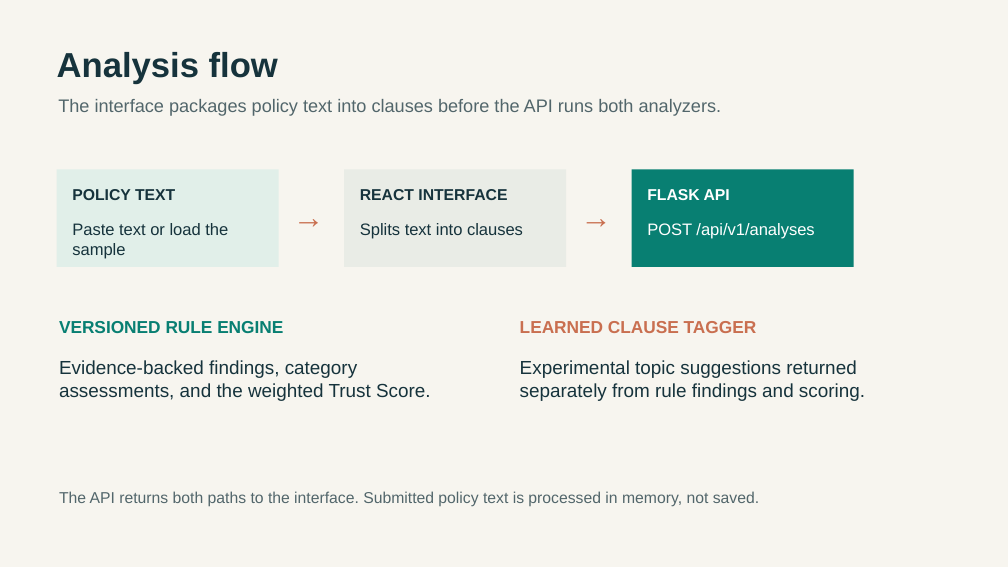
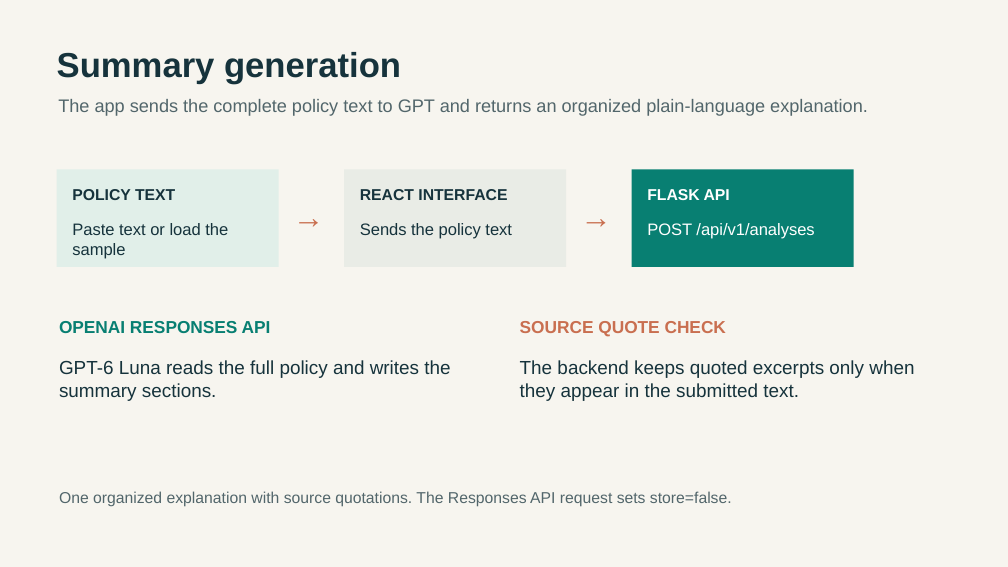
Before and after one commit to tjross28/Comp-496---TJ-Anthony-Amon-Prema, a slide deck: slide 2 of output/presentation/ClearPolicy_Project_Presentation.pptx. Drawn at 1008x567 pixels with LibreOffice and Linux fonts; fonts in the diff are those of the drawing. Boxes give left, top, right and bottom in pixels: in the first picture for what was removed or moved away, otherwise in the second. Text is boxed around its words. In the diff, an @@ line names an element or a change of style, - is before the commit and + after.

Commit message:
changed focus to summary

```diff
--- a/output/presentation/ClearPolicy_Project_Presentation.pptx
+++ b/output/presentation/ClearPolicy_Project_Presentation.pptx
@@ text at [57, 52, 401, 84]: text changed @@
-Analysis flow
+Summary generation
@@ text at [58, 99, 868, 116]: text changed @@
-The interface packages policy text into clauses before the API runs both analyzers.
+The app sends the complete policy text to GPT and returns an organized plain-language explanation.
@@ text at [360, 223, 512, 239]: text changed @@
-Splits text into clauses
+Sends the policy text
@@ text at [59, 321, 271, 333]: text changed @@
-VERSIONED RULE ENGINE
+OPENAI RESPONSES API
@@ text at [520, 321, 726, 337]: text changed @@
-LEARNED CLAUSE TAGGER
+SOURCE QUOTE CHECK
@@ text at [59, 360, 450, 401]: text changed @@
-Evidence-backed findings, category assessments, and the weighted Trust Score.
+GPT-6 Luna reads the full policy and writes the summary sections.
@@ text at [520, 360, 914, 401]: text changed @@
-Experimental topic suggestions returned separately from rule findings and scoring.
+The backend keeps quoted excerpts only when they appear in the submitted text.
@@ text at [59, 491, 732, 507]: text changed @@
-The API returns both paths to the interface. Submitted policy text is processed in memory, not saved.
+One organized explanation with source quotations. The Responses API request sets store=false.
```
Also in this commit, not shown: 3 other slides changed, 2 slides added, 2 slides removed, 49 other files.
